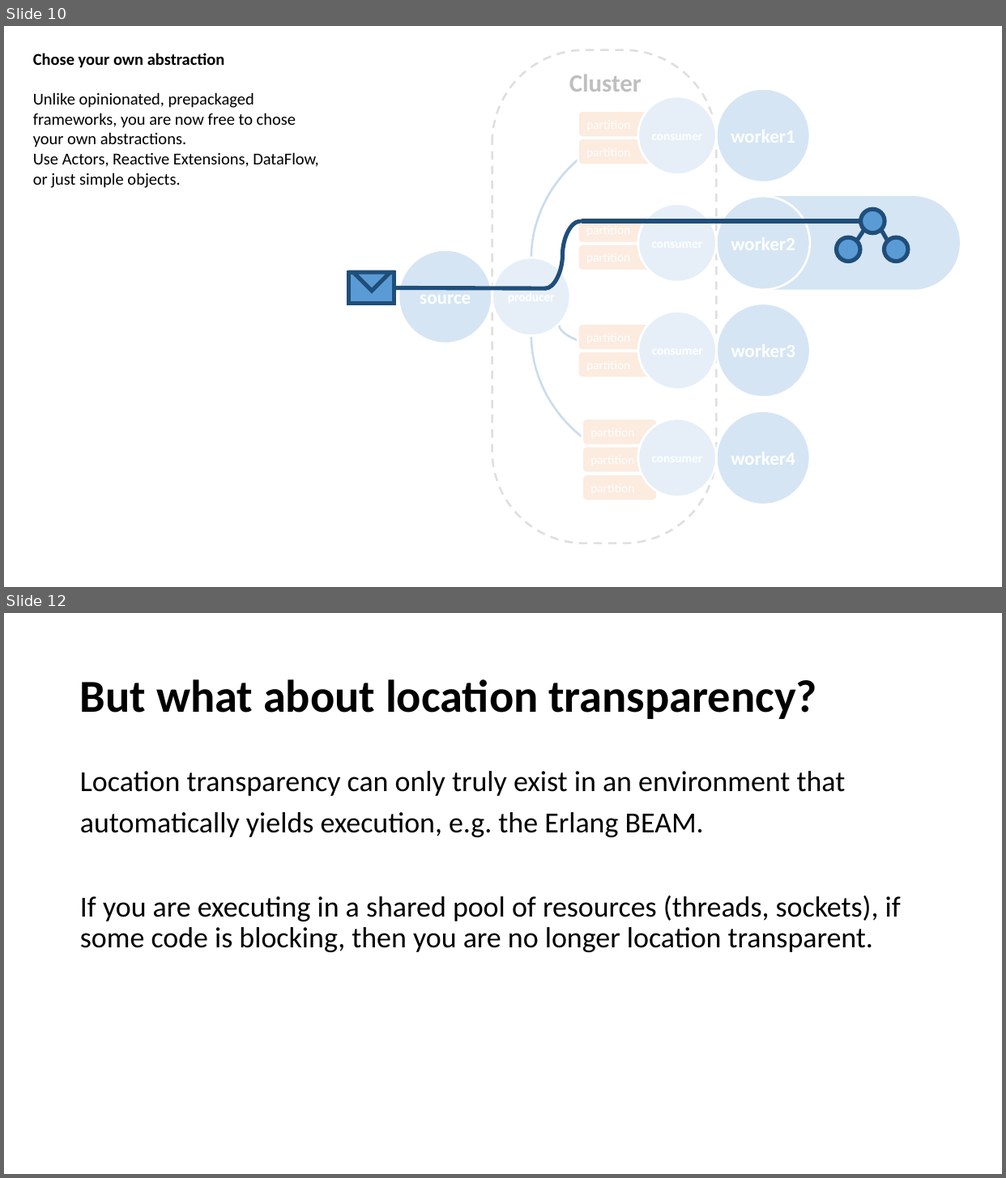
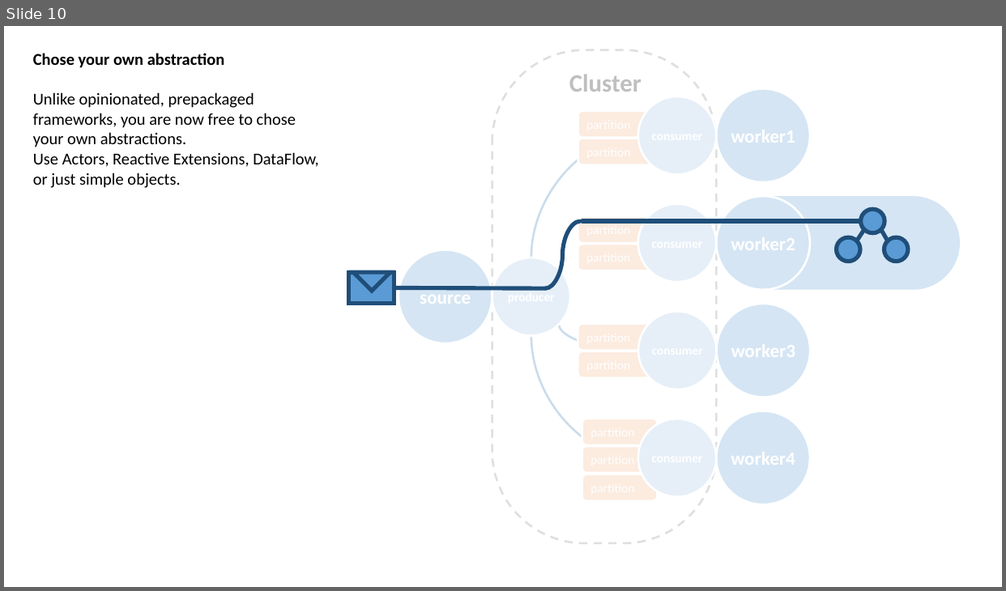
Before and after one commit to rogeralsing/Presentations, a slide deck: ClusterSoftware/cluster.pptx. Shown one above the other, each under a label of ours: slides 10 and 12 before the commit, slide 10 after it; the slides between them are not shown. The pictures are 1006x1178 and 1006x591 pixels, drawn with LibreOffice and Linux fonts; fonts in the diff are those of the drawing. Boxes give left, top, right and bottom in pixels: in the first picture for what was removed or moved away, otherwise in the second. Text is boxed around its words. In the diff, an @@ line names an element or a change of style, - is before the commit and + after.

```diff
--- a/ClusterSoftware/cluster.pptx
+++ b/ClusterSoftware/cluster.pptx
@@ slide 12 removed at (4,613,1002,1174), background #FFFFFF @@
@@ title removed at (80,679,817,719) @@
-But what about location transparency?
@@ text removed at (80,771,901,952) @@
-Location transparency can only truly exist in an environment that
-automatically yields execution, e.g. the Erlang BEAM.
-If you are executing in a shared pool of resources (threads, sockets), if some code is blocking, then you are no longer location transparent.
```
Also in this commit, not shown: 3 slides changed.
